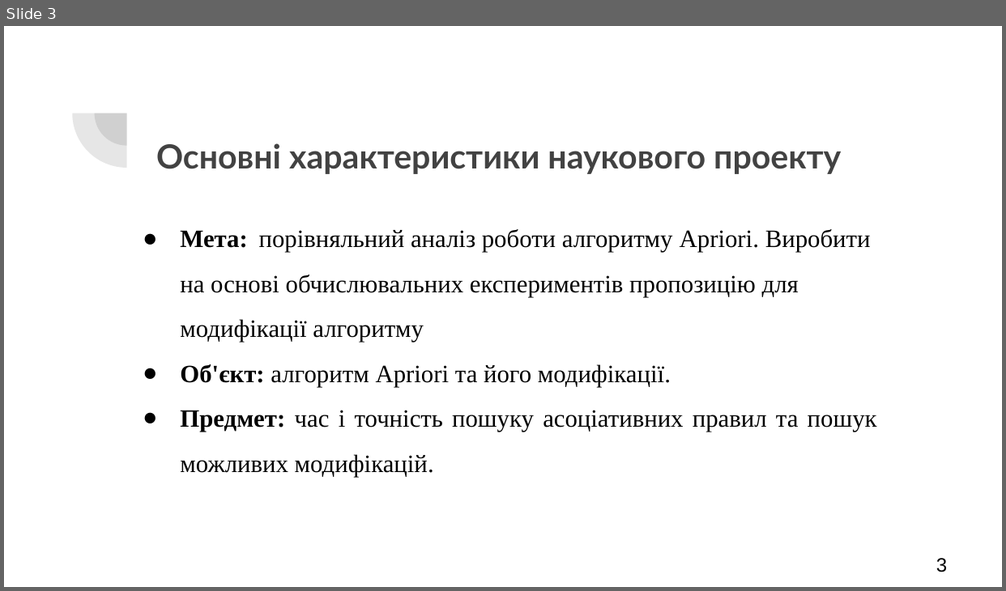
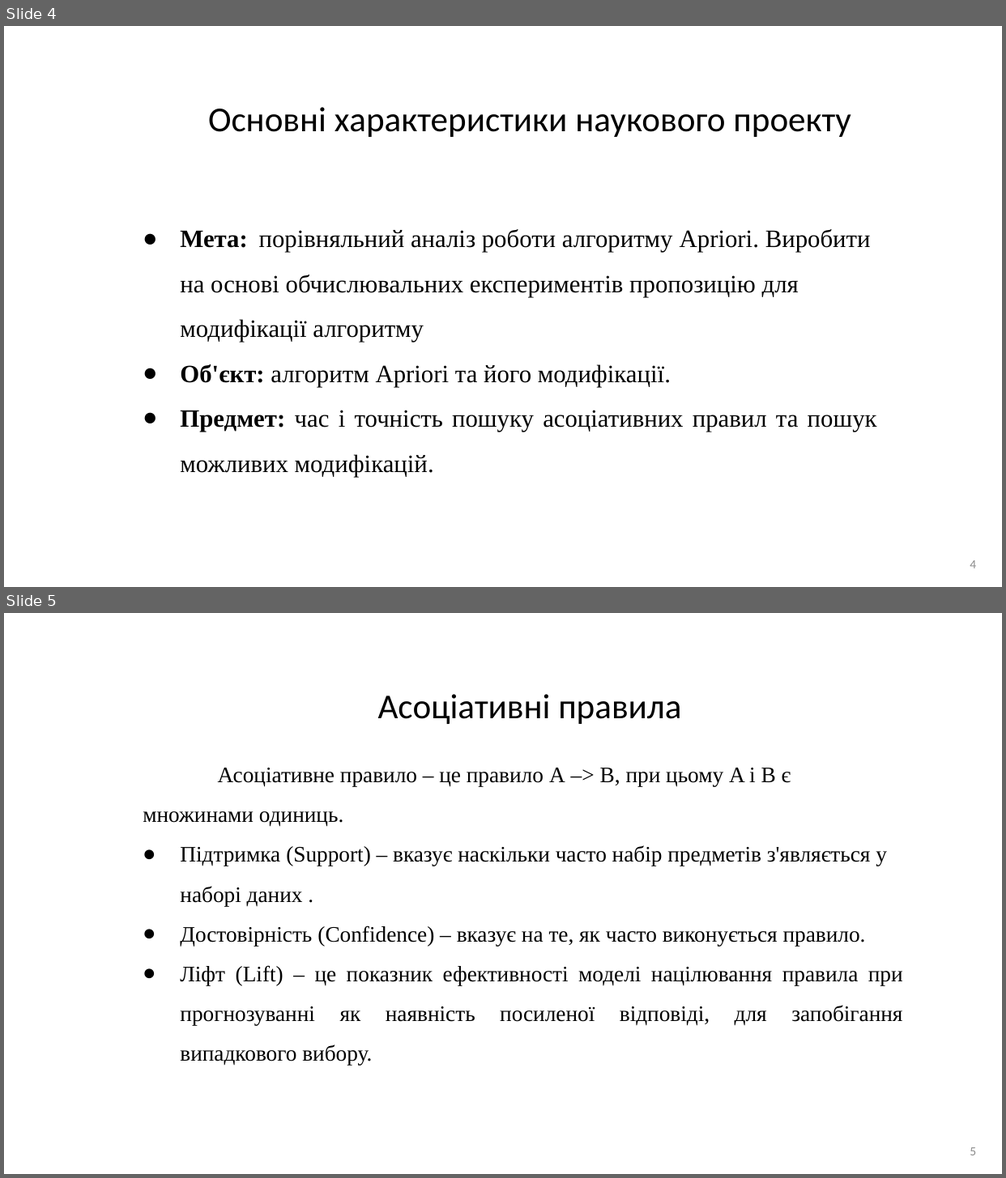
Before and after one commit to AndriiHavryliuk1/master2, a slide deck: docs/Дослідження_роботи_алгоритму_apriori.pptx. Shown one above the other, each under a label of ours: slide 3 before the commit, slides 4 and 5 after it. The pictures are 1006x591 and 1006x1178 pixels, drawn with LibreOffice and Linux fonts; fonts in the diff are those of the drawing. Boxes give left, top, right and bottom in pixels: in the first picture for what was removed or moved away, otherwise in the second. Text is boxed around its words. In the diff, an @@ line names an element or a change of style, - is before the commit and + after.

```diff
--- a/docs/Дослідження_роботи_алгоритму_apriori.pptx
+++ b/docs/Дослідження_роботи_алгоритму_apriori.pptx
@@ slide 5 added at (4, 613, 1002, 1174), background #FFFFFF @@
@@ title added at (378, 694, 681, 724), 25.2 pt, text #000000 @@
+Асоціативні правила
@@ text added at (143, 768, 903, 1066), 16 pt, text #000000 @@
+Асоціативне правило – це правило A –> B, при цьому A і B є множинами одиниць.
+● Підтримка (Support) – вказує наскільки часто набір предметів з'являється у наборі даних .
+● Достовірність (Confidence) – вказує на те, як часто виконується правило.
+● Ліфт (Lift) – це показник ефективності моделі націлювання правила при прогнозуванні як наявність посиленої відповіді, для запобігання випадкового вибору.
@@ page number added at (970, 1148, 976, 1156), 9 pt, text #8C8C8C @@
+5
@@ what was slide 3 is now slide 4 @@
@@ slide 4 changed as well @@
@@ pie slice (boxed as its full ellipse) removed at (72, 59, 181, 168) @@
@@ pie slice (boxed as its full ellipse) removed at (95, 81, 160, 146) @@
@@ title "Основні характеристики наукового проекту" at (208, 107, 850, 137): size 24 to 25.2 pt, font Lato to Calibri, text colour #424242 to #000000, bold off; alignment left to centre; line spacing 1.5 to 0.9; vertical alignment middle to top @@
@@ page number at (970, 561, 976, 569): text changed; size 14 to 9 pt; font Arial to Calibri; text colour #000000 to #8C8C8C @@
-3
+4
```
Also in this commit, not shown: 9 other slides changed, 1 other slide added, 1 slide removed.
